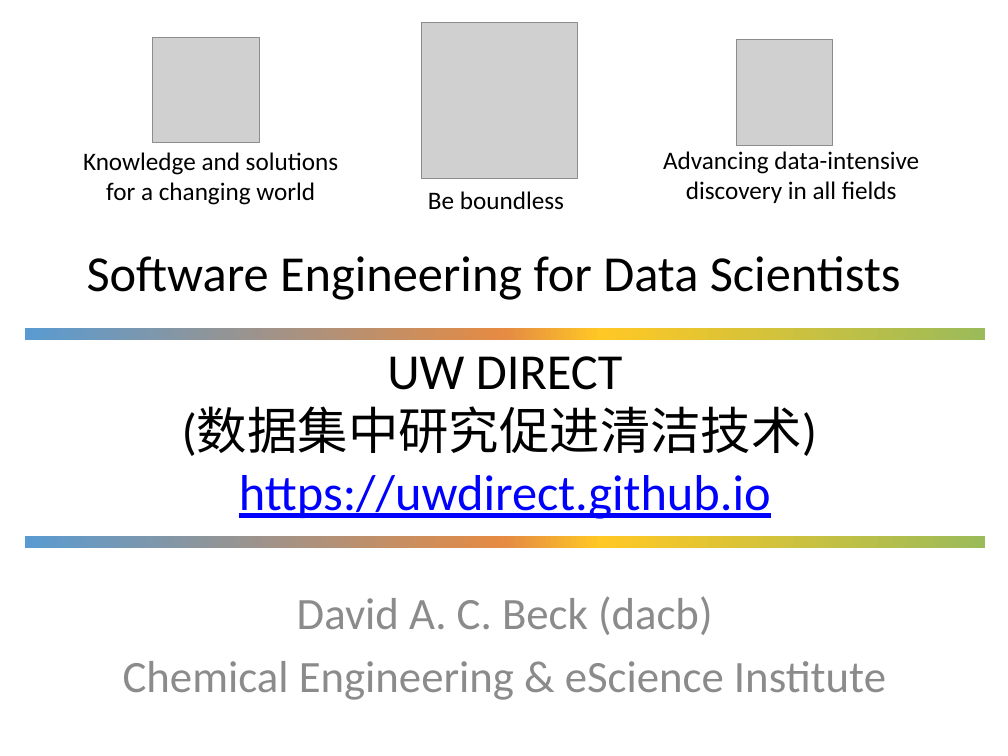
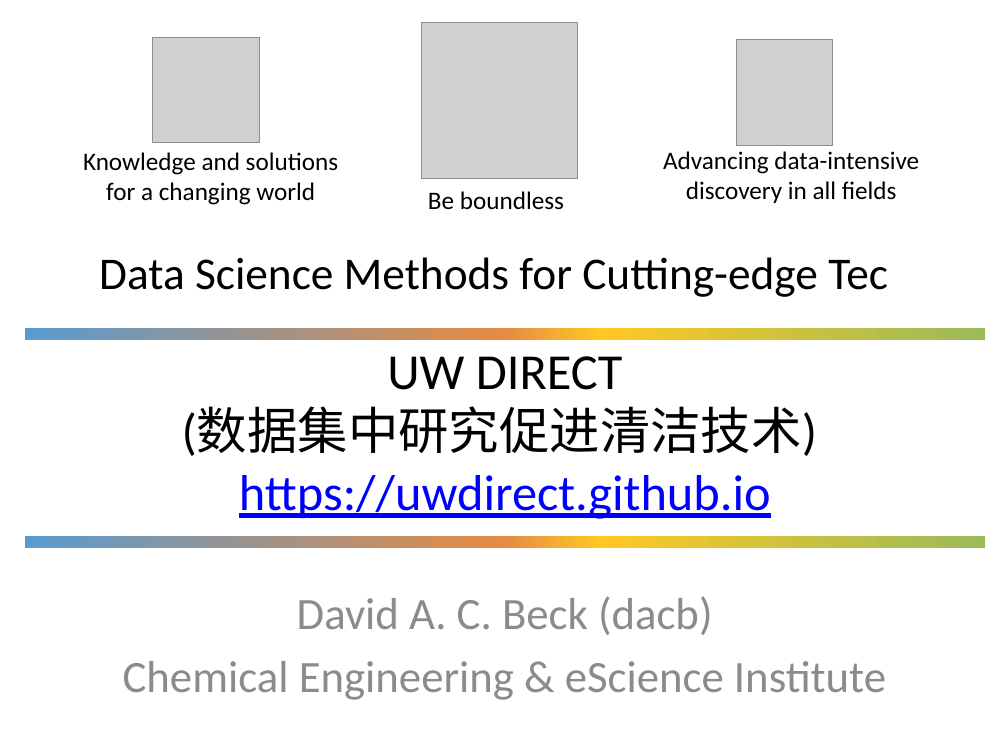
Before and after one commit to UWDIRECT/UWDIRECT.github.io, a slide deck: slide 1 of Wi18_content/DSMCER/L6.Descriptive_Statistics.pptx. Drawn at 1008x756 pixels with LibreOffice and Linux fonts; fonts in the diff are those of the drawing; grey boxes stand for pictures; background and template pictures are left out. Boxes give left, top, right and bottom in pixels: in the first picture for what was removed or moved away, otherwise in the second. Text is boxed around its words. In the diff, an @@ line names an element or a change of style, - is before the commit and + after.

Commit message:
fixed up some formatting issues, spelling, and duplicate slide

```diff
--- a/Wi18_content/DSMCER/L6.Descriptive_Statistics.pptx
+++ b/Wi18_content/DSMCER/L6.Descriptive_Statistics.pptx
@@ title at <box>99,257,888,297</box>: text changed; size 36 to 32.4 pt @@
-Software Engineering for Data Scientists
+Data Science Methods for Cutting-edge Tec
```
Also in this commit, not shown: 4 other slides changed.
